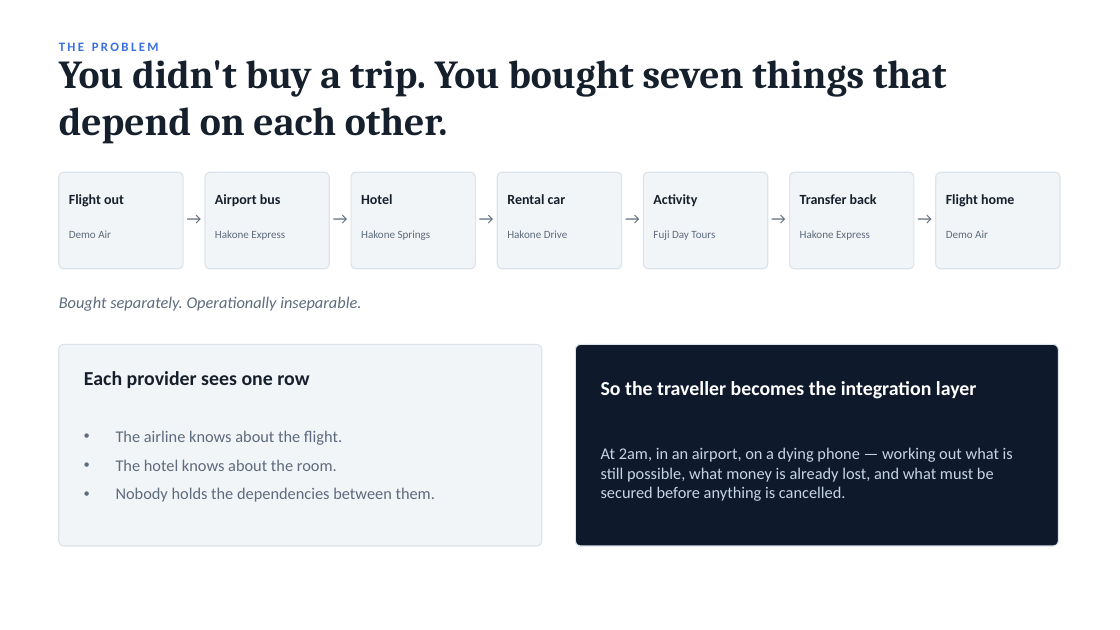
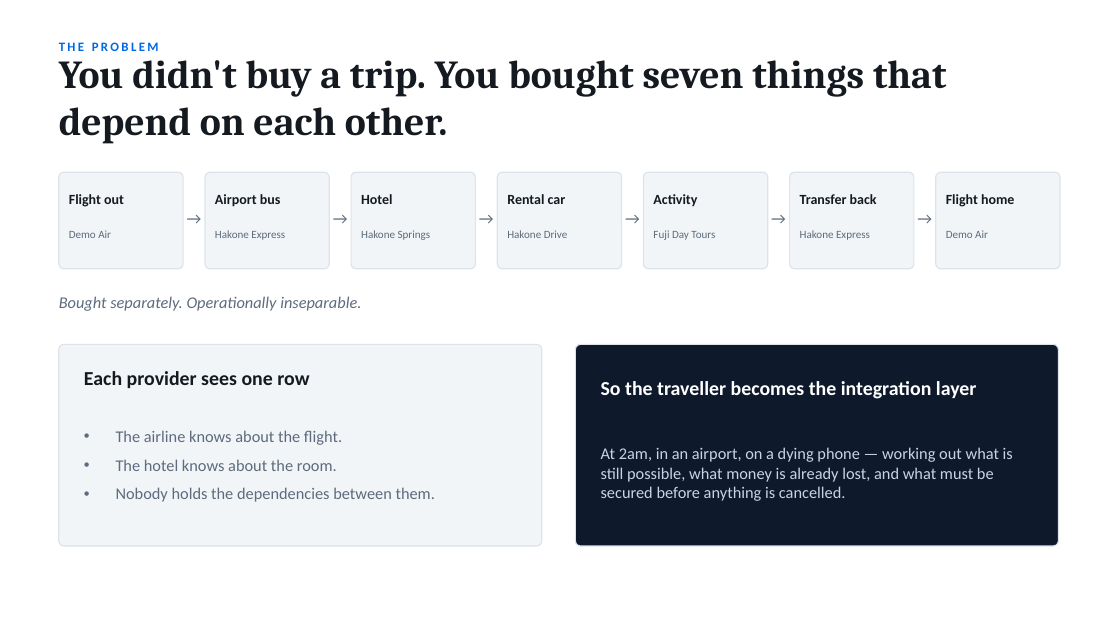
Before and after one commit to javerinetan/TripRescue, a slide deck: slide 2 of docs/TripRescue-pitch.pptx. Drawn at 1120x630 pixels with LibreOffice and Linux fonts; fonts in the diff are those of the drawing. Boxes give left, top, right and bottom in pixels: in the first picture for what was removed or moved away, otherwise in the second. Text is boxed around its words. In the diff, an @@ line names an element or a change of style, - is before the commit and + after.

```diff
--- a/docs/TripRescue-pitch.pptx
+++ b/docs/TripRescue-pitch.pptx
@@ text "THE PROBLEM" at (x1=59, y1=42, x2=159, y2=51): text colour #3B6FE0 to #0067E5 @@
```
Also in this commit, not shown: 10 other slides changed, 3 other files.
